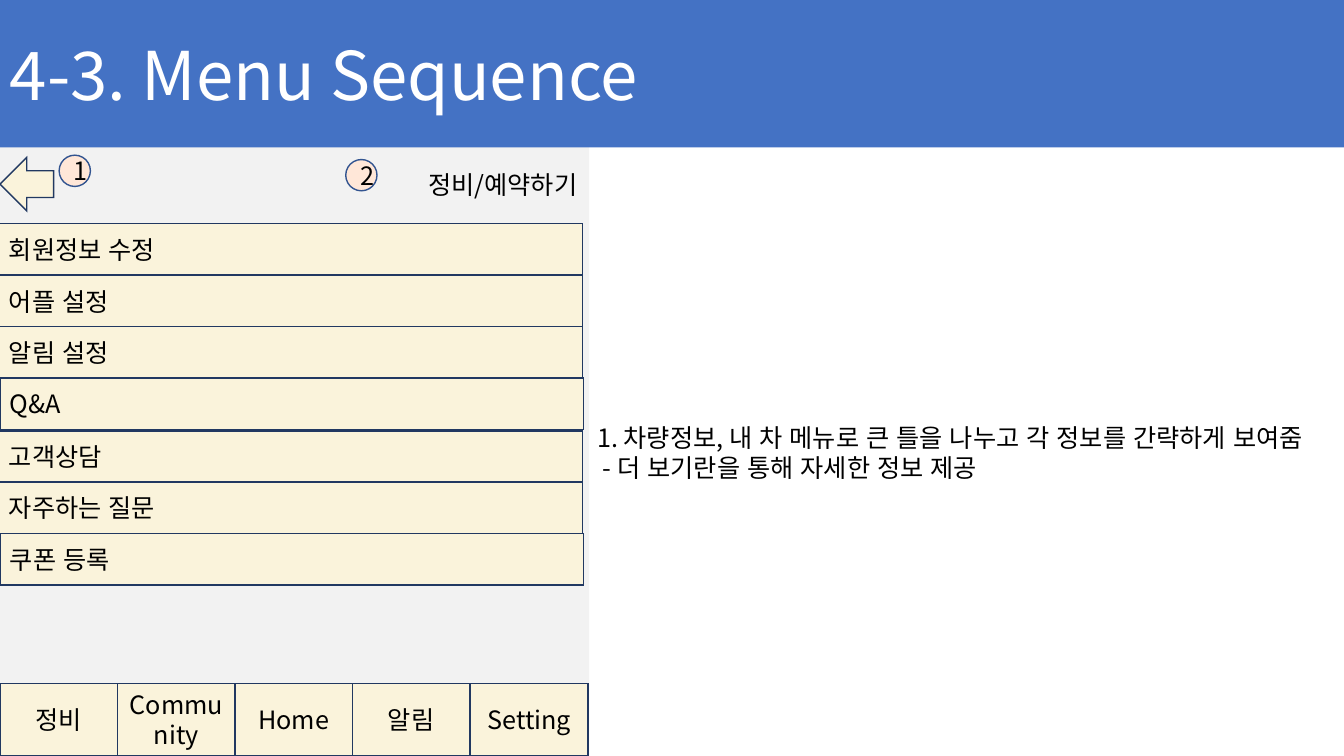
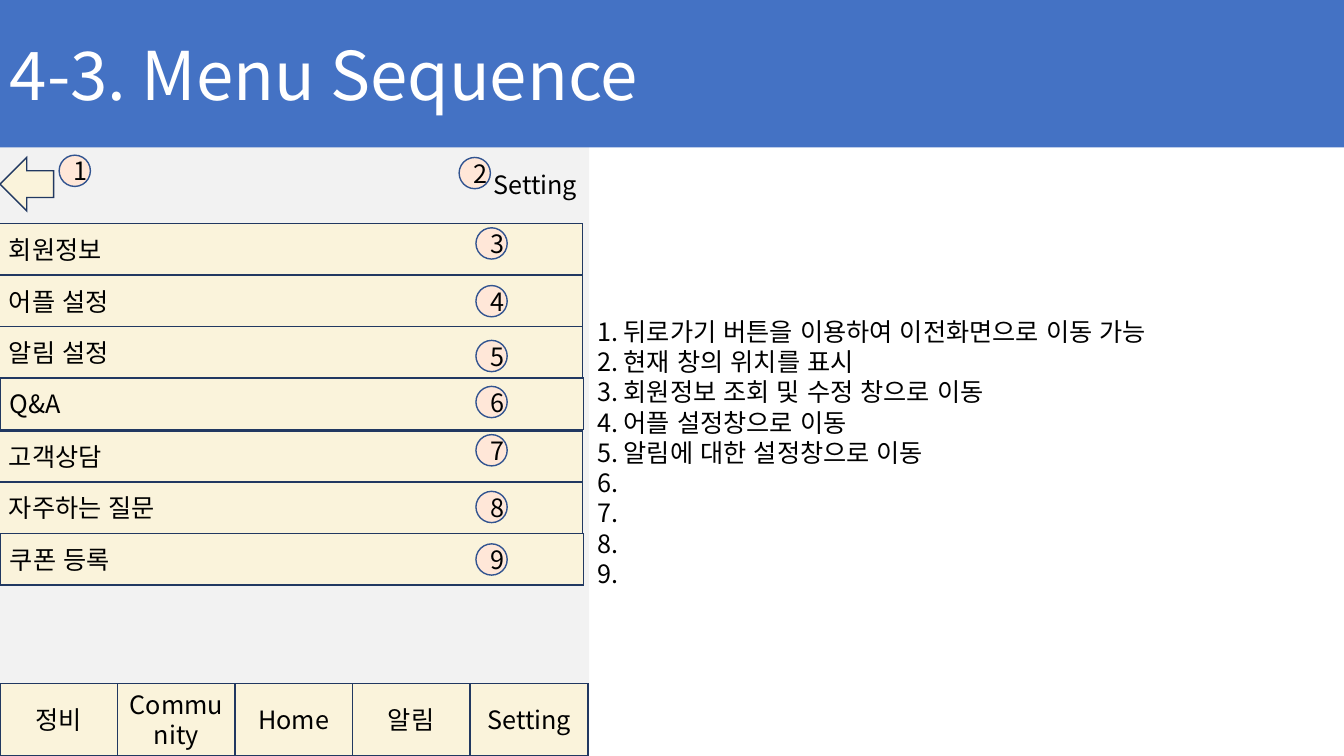
Before and after one commit to ChaeSung-Lee/DJ_InternShip, a slide deck: slide 74 of 2021_Summer/jp.hong/Project_BnC_jph.pptx (slide 72 before the commit). Drawn at 1344x756 pixels with LibreOffice and Linux fonts; fonts in the diff are those of the drawing. Boxes give left, top, right and bottom in pixels: in the first picture for what was removed or moved away, otherwise in the second. Text is boxed around its words. In the diff, an @@ line names an element or a change of style, - is before the commit and + after.

```diff
--- a/2021_Summer/jp.hong/Project_BnC_jph.pptx
+++ b/2021_Summer/jp.hong/Project_BnC_jph.pptx
@@ ellipse "2": place and size @@
-ellipse "2" at [346,159,377,191]
+ellipse "2" at [460,157,491,189]
@@ text at [494,174,578,201]: text changed @@
-정비/예약하기
+Setting
@@ text in rectangle at [9,238,102,261]: text changed @@
-회원정보 수정
+회원정보
@@ ellipse added at [476,228,507,259], fill #FFE7D8, outline #325491 1 pt, 18 pt, text #000000 @@
+3
@@ ellipse added at [476,285,507,317], fill #FFE7D8, outline #325491 1 pt, 18 pt, text #000000 @@
+4
@@ text at [597,320,1146,584]: text changed @@
-1. 차량정보, 내 차 메뉴로 큰 틀을 나누고 각 정보를 간략하게 보여줌
-- 더 보기란을 통해 자세한 정보 제공
+1. 뒤로가기 버튼을 이용하여 이전화면으로 이동 가능
+2. 현재 창의 위치를 표시
+3. 회원정보 조회 및 수정 창으로 이동
+4. 어플 설정창으로 이동
+5. 알림에 대한 설정창으로 이동
+6.
+7.
+8.
+9.
@@ ellipse added at [476,341,507,372], fill #FFE7D8, outline #325491 1 pt, 18 pt, text #000000 @@
+5
@@ ellipse added at [476,386,507,417], fill #FFE7D8, outline #325491 1 pt, 18 pt, text #000000 @@
+6
@@ ellipse added at [476,435,507,466], fill #FFE7D8, outline #325491 1 pt, 18 pt, text #000000 @@
+7
@@ ellipse added at [476,491,507,522], fill #FFE7D8, outline #325491 1 pt, 18 pt, text #000000 @@
+8
@@ ellipse added at [476,544,507,576], fill #FFE7D8, outline #325491 1 pt, 18 pt, text #000000 @@
+9
```
Also in this commit, not shown: 9 other slides changed, 2 slides added.
